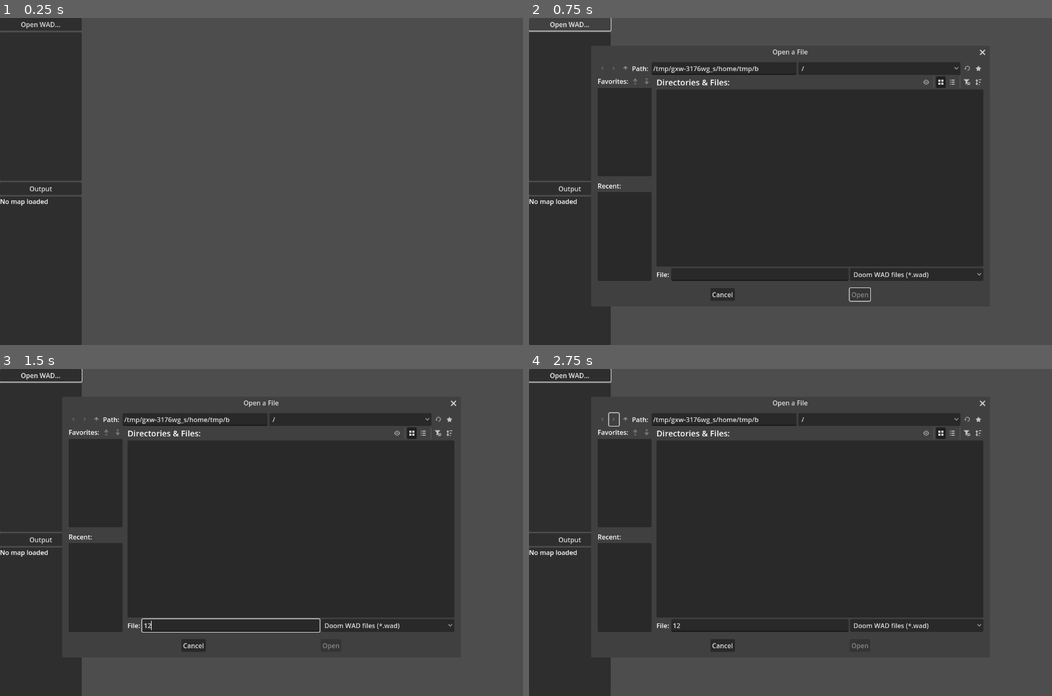
Above: before the commit, frames 1-4 (two rows, left to right).
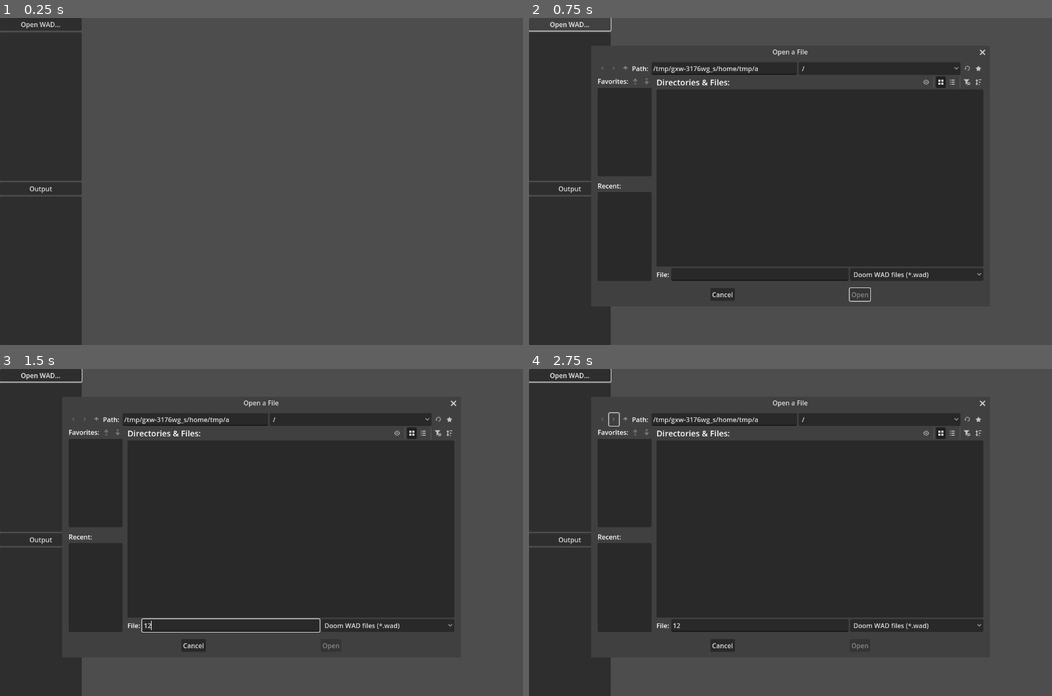
Above: after the commit, the same moments.

Repository: TehRealSalt/sentinel-smith
Game: Godot game, scene res://wad_viewer.tscn
Two runs of this game, one before a commit and one after it. Both use one fixed random seed, a clock stepped at 60 frames per second and the inputs below.
Inputs (mouse positions are in pixels of both pictures, inside the frame that each line leads up to):
- Up to frame 1 (0.25 s): no input
- Up to frame 2 (0.75 s): click "Open WAD..." at 0.5 s
- Up to frame 3 (1.5 s): click (230, 624) at 1.27 s; type "12" at 1.35 s
- Up to frame 4 (2.75 s): click (612, 418) at 2 s

The runs differ from the first frame. In frame 1, less than 0.1% of the frame differs, in the area x 0-10%, y 55-58%; in frame 2, less than 0.1%, in the area x 0-53%, y 14-58%; in frame 3, less than 0.1%; in frame 4, less than 0.1%.

Commit message:
Add temporary mouse highlight for lines
Just testing how slow Area2Ds are.

Diff:
--- a/project/linedef.gd
+++ b/project/linedef.gd
@@ -45,43 +45,16 @@
 		&"comment": EntityField.new(TYPE_STRING, ""),
 	}
 
-
-class DoomLine2D:
-	extends Node2D
-
-	var p1: Vector2
-	var p2: Vector2
-	var mid: Vector2
-	var normal: Vector2
-
-	func update(line: DoomLinedef) -> void:
-		var v1: DoomVertex = line.get(&"v1")
-		p1 = v1.vector()
-
-		var v2: DoomVertex = line.get(&"v2")
-		p2 = v2.vector()
-
-		mid = (p1 + p2) * 0.5
-
-		normal = (p1 - p2).normalized()
-		normal = normal.rotated(deg_to_rad(90.0))
-
-	const NORMAL_NOTCH := 8.0
-	func _draw() -> void:
-		draw_line(mid, mid + (normal * NORMAL_NOTCH), Color.WHITE, -5.0)
-		draw_line(p1, p2, Color.WHITE, -10.0)
-
-
-var display: DoomLine2D = null
+const DISPLAY_SCENE := preload("res://linedef_2d.tscn")
+var display: DoomLinedef2D = null
 
 
 func update_display() -> void:
 	if display == null:
-		display = DoomLine2D.new()
+		display = DISPLAY_SCENE.instantiate()
 		add_child(display)
 
 	display.update(self)
-	display.queue_redraw()
 
 
 func _init(this_map: DoomMap, data: Dictionary) -> void:
--- /dev/null
+++ b/project/linedef_2d.gd
@@ -0,0 +1,92 @@
+class_name DoomLinedef2D
+extends Area2D
+
+## Line width when rendered.
+const LINE_WIDTH := 8.0
+
+## Line width of the facing normal notch.
+const NORMAL_NOTCH_WIDTH := LINE_WIDTH * 0.5
+
+## Size of the facing normal notch.
+const NORMAL_NOTCH_LENGTH := LINE_WIDTH * 1.5
+
+
+## Global coordinate of first vertex.
+## TODO: Replace with a "DoomVertex2D"?
+var p1 := Vector2.ZERO
+
+
+## Global coordinate of second vertex.
+## TODO: Replace with a "DoomVertex2D"?
+var p2 := Vector2.ZERO
+
+
+## Global coordinate of the center point.
+var mid := Vector2.ZERO
+
+
+## The line's normal facing normal. This comes from the front side.
+var normal := Vector2.ZERO
+
+
+## TEMPORARY: Mouse highlighting
+var highlighted := false:
+	set(v):
+		if highlighted != v:
+			highlighted = v
+			queue_redraw()
+
+
+## Update our properties from a [DoomLinedef].
+func update(line: DoomLinedef) -> void:
+	var v1: DoomVertex = line.get(&"v1")
+	p1 = v1.vector()
+
+	var v2: DoomVertex = line.get(&"v2")
+	p2 = v2.vector()
+
+	global_position = (p1 + p2) * 0.5
+
+	var delta := p1 - p2
+	normal = delta.normalized()
+	normal = normal.rotated(deg_to_rad(90.0))
+
+	var collider := (%Collider as CollisionShape2D)
+	collider.rotation = normal.angle()
+
+	var shape := (collider.shape as RectangleShape2D)
+	shape.size = Vector2(
+		NORMAL_NOTCH_LENGTH * 3.0,
+		delta.length()
+	)
+
+	queue_redraw()
+
+
+func _draw() -> void:
+	var col := Color.LIGHT_GRAY
+
+	if highlighted:
+		col = Color.CORAL
+
+	draw_line(
+		Vector2.ZERO,
+		Vector2.ZERO + (normal * NORMAL_NOTCH_LENGTH),
+		col,
+		NORMAL_NOTCH_WIDTH
+	)
+	draw_line(
+		global_position - p1,
+		global_position - p2,
+		col,
+		LINE_WIDTH
+	)
+
+
+# TEMPORARY MOUSE HIGHLIGHTING
+func _on_mouse_entered() -> void:
+	highlighted = true
+
+
+func _on_mouse_exited() -> void:
+	highlighted = false
--- /dev/null
+++ b/project/linedef_2d.tscn
@@ -0,0 +1,16 @@
+[gd_scene load_steps=3 format=3 uid="uid://cumba57qypfgp"]
+
+[ext_resource type="Script" uid="uid://b0vjaavc4kj8e" path="res://linedef_2d.gd" id="1_0rlh7"]
+
+[sub_resource type="RectangleShape2D" id="RectangleShape2D_0rlh7"]
+resource_local_to_scene = true
+
+[node name="DoomLinedef2D" type="Area2D"]
+script = ExtResource("1_0rlh7")
+
+[node name="Collider" type="CollisionShape2D" parent="."]
+unique_name_in_owner = true
+shape = SubResource("RectangleShape2D_0rlh7")
+
+[connection signal="mouse_entered" from="." to="." method="_on_mouse_entered"]
+[connection signal="mouse_exited" from="." to="." method="_on_mouse_exited"]
--- a/project/project.godot
+++ b/project/project.godot
@@ -59,6 +59,10 @@
 window/energy_saving/keep_screen_on=false
 window/subwindows/embed_subwindows=false
 
+[layer_names]
+
+2d_physics/layer_1="default"
+
 [rendering]
 
 renderer/rendering_method="gl_compatibility"
--- a/project/wad_viewer.tscn
+++ b/project/wad_viewer.tscn
@@ -47,7 +47,6 @@
 [node name="TextMap" type="RichTextLabel" parent="HBoxContainer/VBoxContainer/PanelContainer"]
 unique_name_in_owner = true
 layout_mode = 2
-text = "No map loaded"
 
 [node name="WADContainer" type="VBoxContainer" parent="HBoxContainer"]
 layout_mode = 2
@@ -61,6 +60,7 @@
 [node name="SubViewport" type="SubViewport" parent="HBoxContainer/WADContainer/SubViewportContainer"]
 unique_name_in_owner = true
 handle_input_locally = false
+physics_object_picking = true
 size = Vector2i(1076, 800)
 render_target_update_mode = 4
 script = ExtResource("2_au647")
Not shown, added: project/linedef_2d.gd.uid
